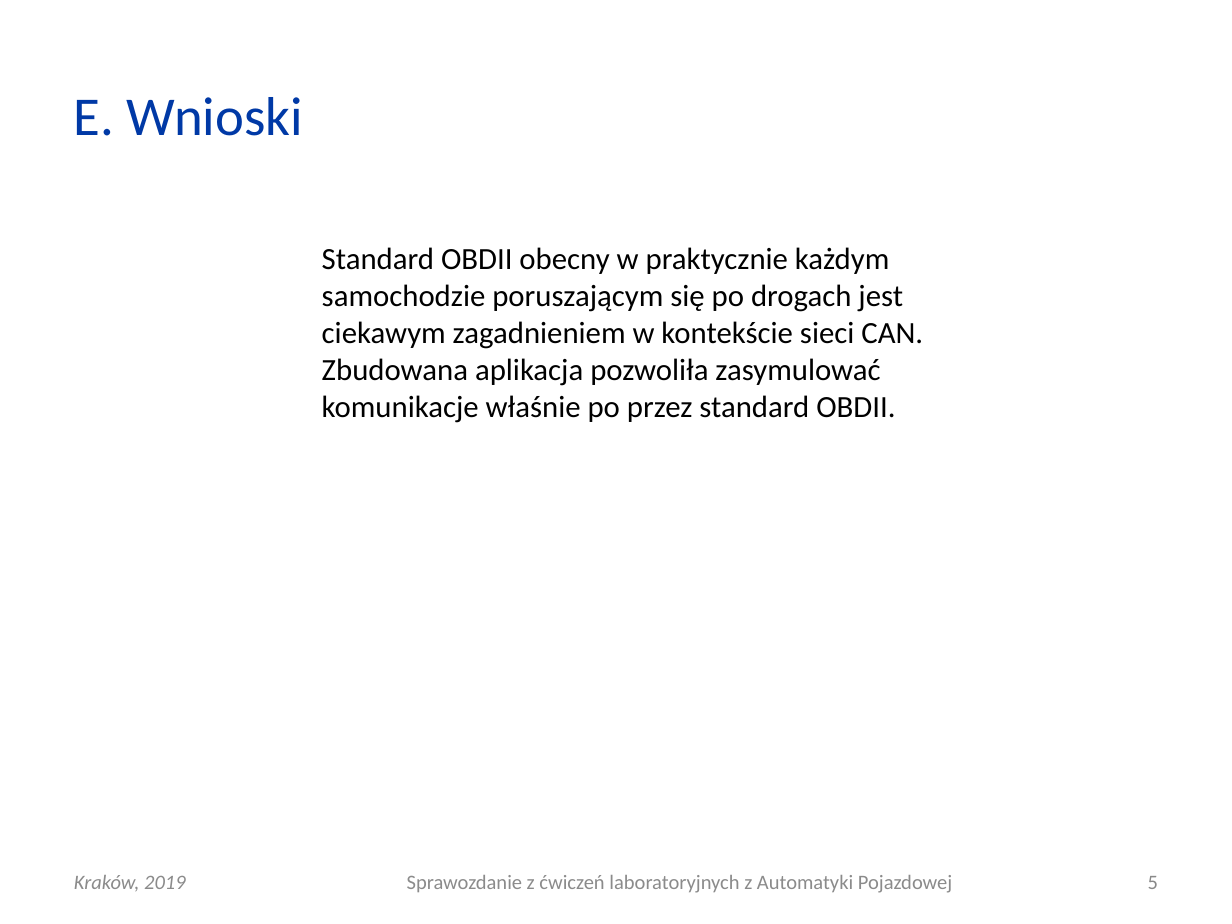
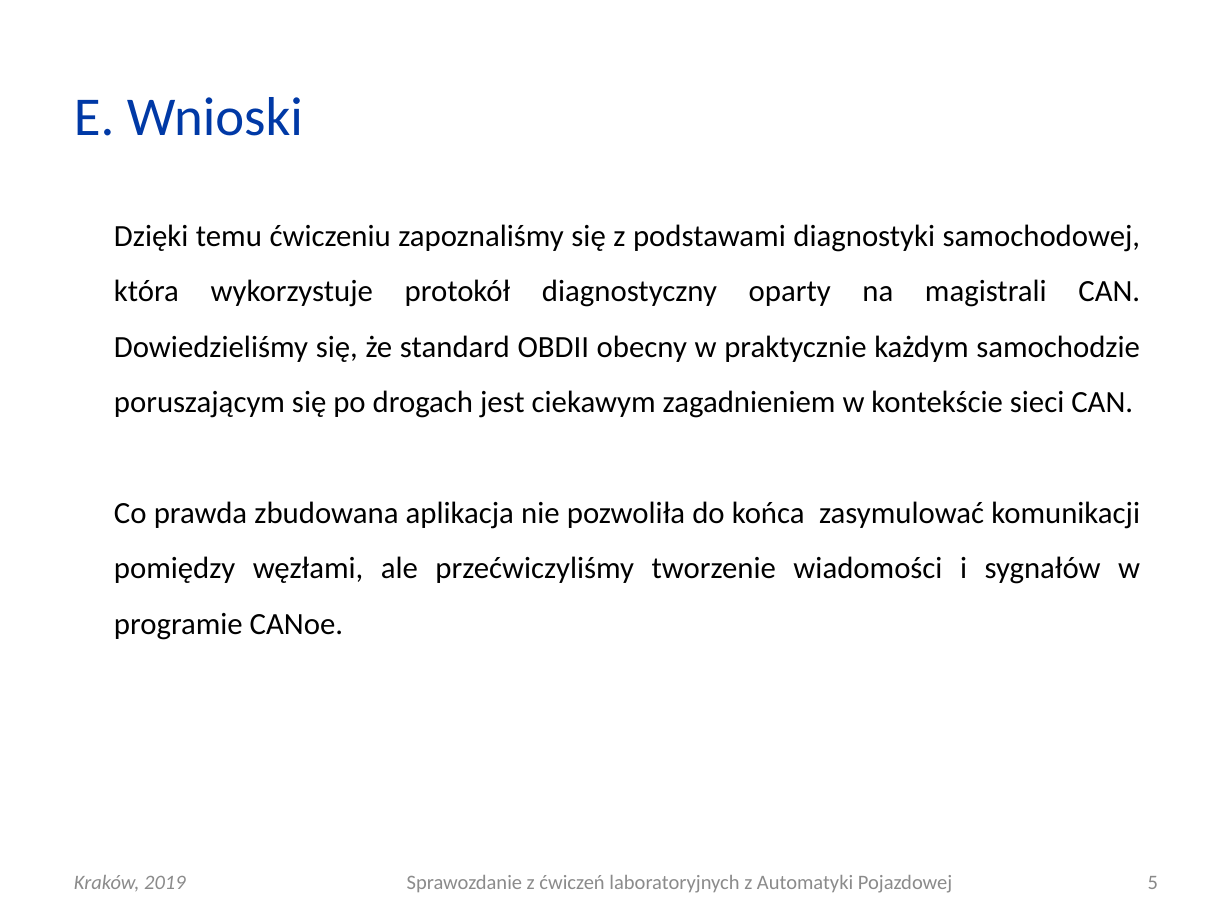
Before and after one commit to Katarzyna-W/AP, a slide deck: slide 5 of Lab12_OBD/AP_L11_20190529_0800_G01.pptx. Drawn at 1232x924 pixels with LibreOffice and Linux fonts; fonts in the diff are those of the drawing. Boxes give left, top, right and bottom in pixels: in the first picture for what was removed or moved away, otherwise in the second. Text is boxed around its words. In the diff, an @@ line names an element or a change of style, - is before the commit and + after.

```diff
--- a/Lab12_OBD/AP_L11_20190529_0800_G01.pptx
+++ b/Lab12_OBD/AP_L11_20190529_0800_G01.pptx
@@ text at box(114, 224, 1140, 640): text changed @@
-Standard OBDII obecny w praktycznie każdym samochodzie poruszającym się po drogach jest ciekawym zagadnieniem w kontekście sieci CAN. Zbudowana aplikacja pozwoliła zasymulować komunikacje właśnie po przez standard OBDII.
+Dzięki temu ćwiczeniu zapoznaliśmy się z podstawami diagnostyki samochodowej, która wykorzystuje protokół diagnostyczny oparty na magistrali CAN. Dowiedzieliśmy się, że standard OBDII obecny w praktycznie każdym samochodzie poruszającym się po drogach jest ciekawym zagadnieniem w kontekście sieci CAN.
+Co prawda zbudowana aplikacja nie pozwoliła do końca zasymulować komunikacji pomiędzy węzłami, ale przećwiczyliśmy tworzenie wiadomości i sygnałów w programie CANoe.
```
Also in this commit, not shown: 3 other slides changed, 1 other file.
